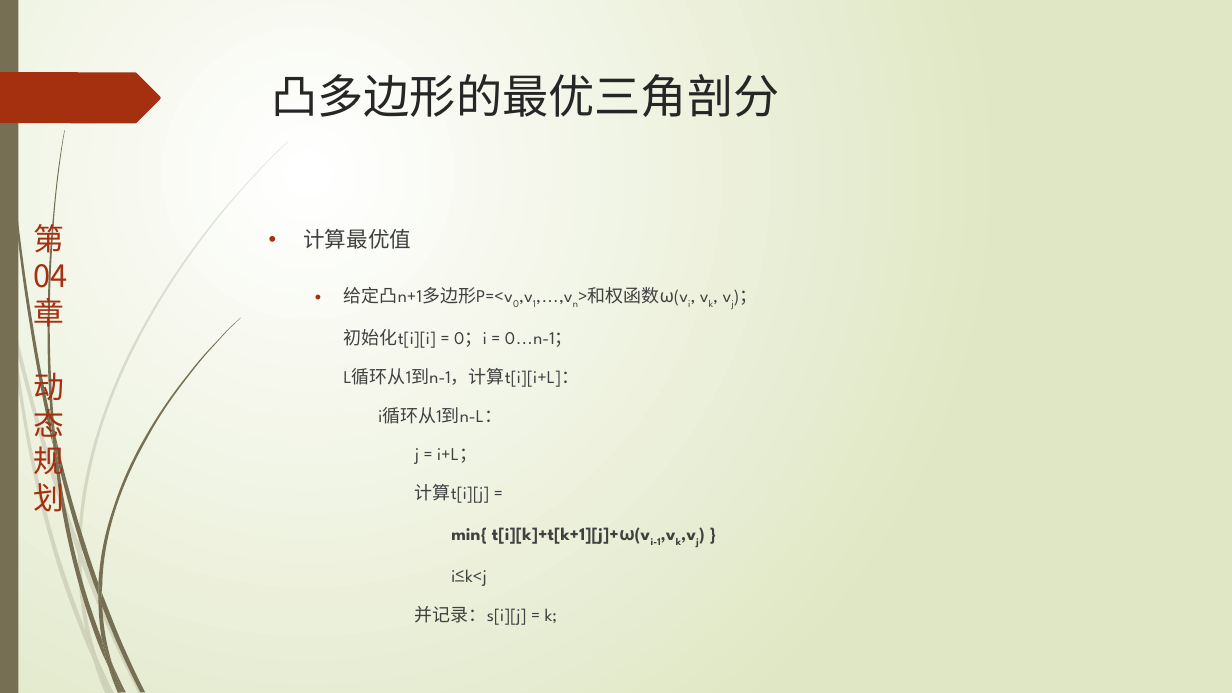
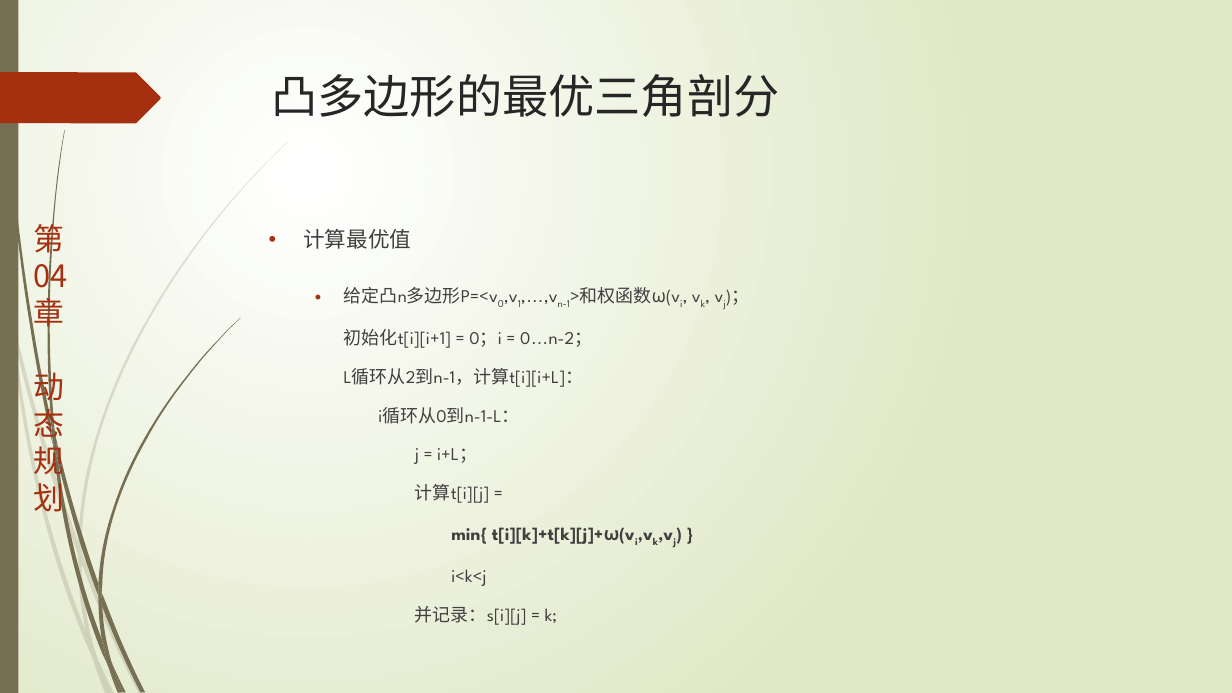
Before and after one commit to TeacherPeng/AlgorithmDesign, a slide deck: slide 28 of 教案/第04章.动态规划.pptx. Drawn at 1232x693 pixels with LibreOffice and Linux fonts; fonts in the diff are those of the drawing. Boxes give left, top, right and bottom in pixels: in the first picture for what was removed or moved away, otherwise in the second. Text is boxed around its words. In the diff, an @@ line names an element or a change of style, - is before the commit and + after.

```diff
--- a/教案/第04章.动态规划.pptx
+++ b/教案/第04章.动态规划.pptx
@@ text at [344, 287, 666, 625]: text changed @@
-  • 给定凸n+1多边形P=<v0,v1,…,vn>和权函数ω(vi, vk, vj)；
-    初始化t[i][i] = 0；i = 0…n-1；
-    L循环从1到n-1，计算t[i][i+L]：
-    i循环从1到n-L：
-    j = i+L；
-    计算t[i][j] =
-    min{ t[i][k]+t[k+1][j]+ω(vi-1,vk,vj) }
-    i≤k<j
-    并记录：s[i][j] = k;
+  • 给定凸n多边形P=<v0,v1,…,vn-1>和权函数ω(vi, vk, vj)；
+    初始化t[i][i+1] = 0；i = 0…n-2；
+    L循环从2到n-1，计算t[i][i+L]：
+    i循环从0到n-1-L：
+    j = i+L；
+    计算t[i][j] =
+    min{ t[i][k]+t[k][j]+ω(vi,vk,vj) }
+    i<k<j
+    并记录：s[i][j] = k;
```
Also in this commit, not shown: 3 other slides changed.
